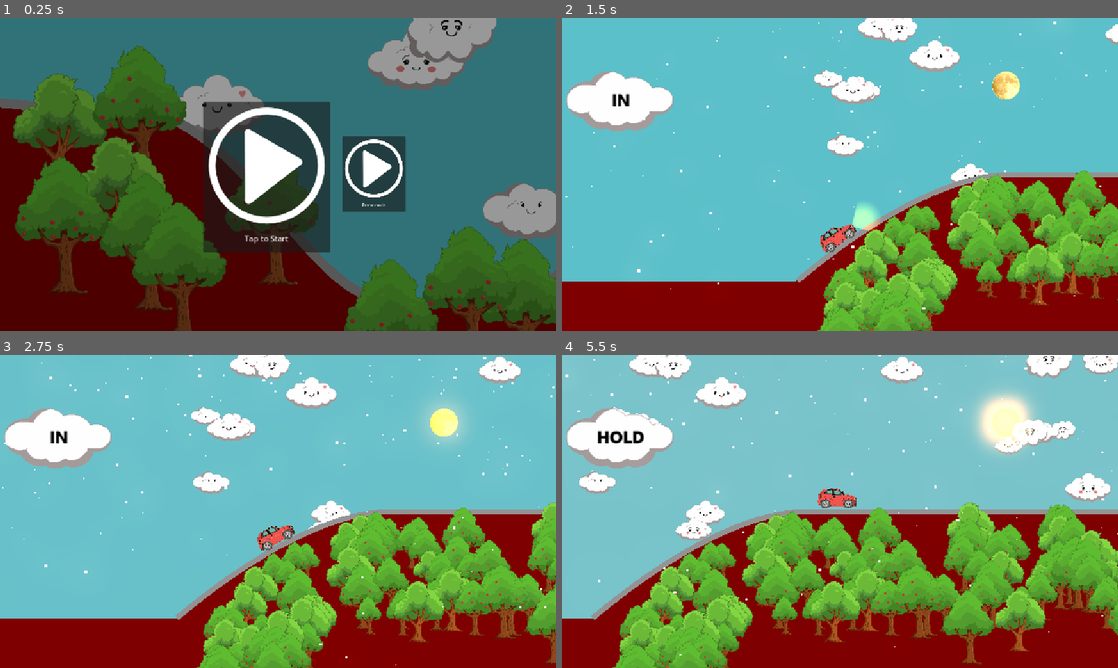
Above: before the commit, frames 1-4 (two rows, left to right).
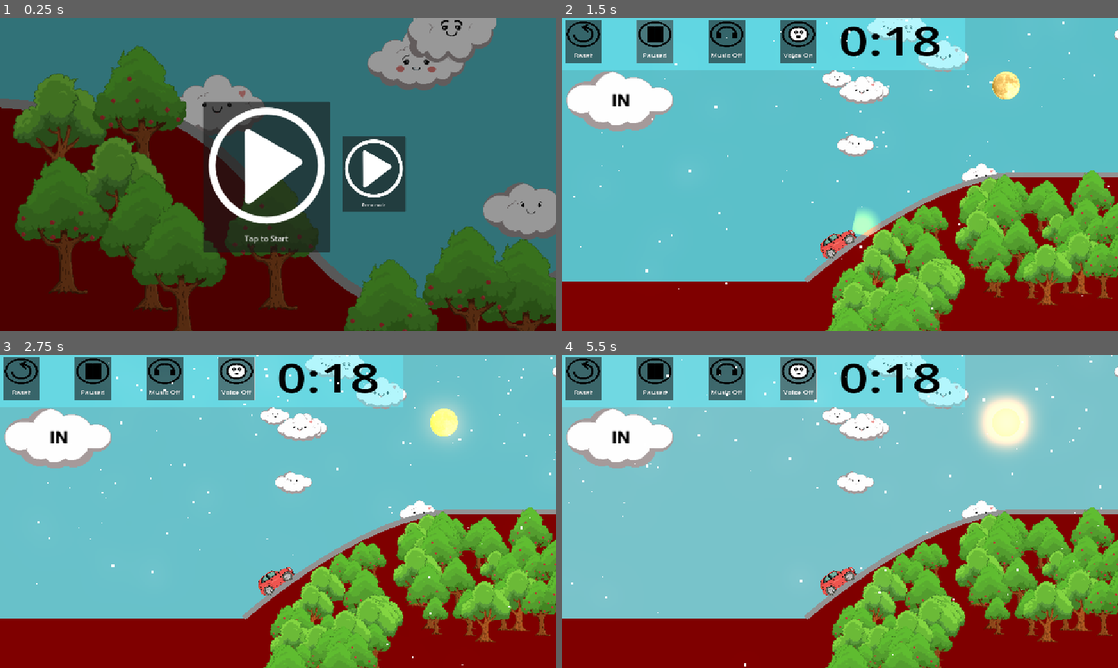
Above: after the commit, the same moments.

Repository: sslater11/breathline
Game: Godot game, scene res://start_scene.tscn
Same seed, same stepped clock (60 frames per second), same inputs: the game is played once before the commit and once after it. The engine's default icon, where the game draws it, is replaced by a stand-in: a white triangle on a blue panel in a dark square. Sound files missing from this copy of the repository are replaced by a short silence.
Inputs (mouse positions are in pixels of both pictures, inside the frame that each line leads up to):
- Up to frame 1 (0.25 s): no input
- Up to frame 2 (1.5 s): click "Demo mode" at 0.5 s; click (656, 39) at 1.25 s, where only the run after the commit has a clickable "Playing"
- Up to frame 3 (2.75 s): click (233, 376) at 2 s, where only the run after the commit has a clickable "Voice On"
- Up to frame 4 (5.5 s): click (795, 376) at 2.75 s, where only the run after the commit has a clickable "Voice Off"; click (795, 376) at 3.5 s, where only the run after the commit has a clickable "Voice On"; click (795, 376) at 4.25 s, where only the run after the commit has a clickable "Voice Off"; click (795, 376) at 5 s, where only the run after the commit has a clickable "Voice On"

The runs differ from the first frame. In frame 1, 2.0% of the frame differs, in the area x 40-58%, y 48-94%; in frame 2, 22%; in frame 3, 31%; in frame 4, 43%, in the area x 0-100%, y 0-100%.

Commit message:
Added icon and fixed hidden buttons.

Diff:
--- a/node_2d.gd
+++ b/node_2d.gd
@@ -190,21 +190,6 @@
 			#animation_breathe.play("fireworks")
 		Globals.are_fireworks_on = true
 
-	if Input.is_action_just_pressed("ui_accept"):
-		camera_2d.zoom = Vector2( camera_2d.zoom.x*0.5, camera_2d.zoom.y*0.5 )
-		if car.visible == true:
-			car.visible = false
-			car_trail_particles.emitting = false
-
-			toilet.visible = true
-			toilet_trail_particles.emitting = true
-		else:
-			car.visible = true
-			car_trail_particles.emitting = true
-
-			toilet.visible = false
-			toilet_trail_particles.emitting = false
-
 
 	if car.global_position.x > breathline.curve.get_baked_points()[ breathline.curve.get_baked_points().size() -1 ].x - 500:
 		if has_shit_spray_played == false:
--- a/node_2d.tscn
+++ b/node_2d.tscn
@@ -1333,7 +1333,6 @@
 scroll_active = false
 
 [node name="AllButtons" parent="breathline/camera_path_follow" instance=ExtResource("14_ro3g8")]
-visible = false
 light_mask = 4
 z_index = 2100
 position = Vector2(-1143.81, 379.415)
--- a/project.godot
+++ b/project.godot
@@ -13,7 +13,9 @@
 config/name="BreathLine"
 run/main_scene="uid://chn3pxy46w1fm"
 config/features=PackedStringArray("4.4", "GL Compatibility")
-config/icon="res://icon.svg"
+config/icon="uid://3h84pp71nokb"
+config/macos_native_icon="uid://3h84pp71nokb"
+config/windows_native_icon="uid://3h84pp71nokb"
 
 [autoload]
 
@@ -26,11 +28,12 @@
 
 [display]
 
+window/size/mode=2
 window/stretch/mode="canvas_items"
-window/stretch/aspect="expand"
 
 [rendering]
 
-renderer/rendering_method="mobile"
+renderer/rendering_method="gl_compatibility"
+renderer/rendering_method.mobile="gl_compatibility"
 textures/vram_compression/import_etc2_astc=true
 viewport/hdr_2d=true
--- a/start_scene.tscn
+++ b/start_scene.tscn
@@ -1059,7 +1059,7 @@
 
 [node name="tree_4" type="Sprite2D" parent="trees_more"]
 light_mask = 0
-position = Vector2(564, 411)
+position = Vector2(564, 462)
 texture = ExtResource("15_brwyq")
 
 [node name="Node2D" type="Node2D" parent="."]
Binary file added: assets/breathline_icon_large.png
Not shown, added: assets/breathline_icon_large.png.import
Binary file added: assets/breathline_icon_small.png
Not shown, added: assets/breathline_icon_small.png.import
Not shown, changed: export_presets.cfg
Not shown, added: README.md
